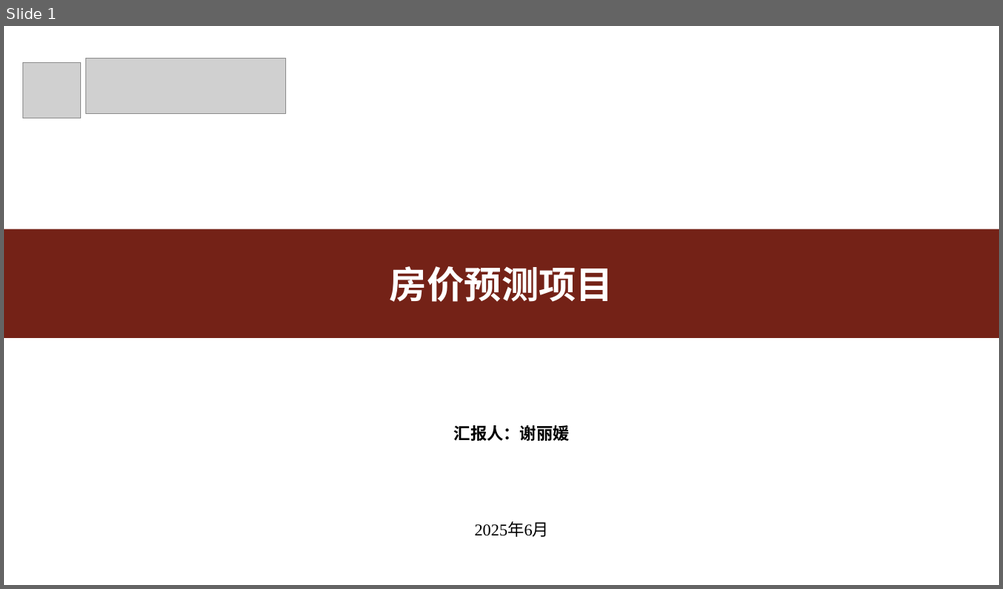
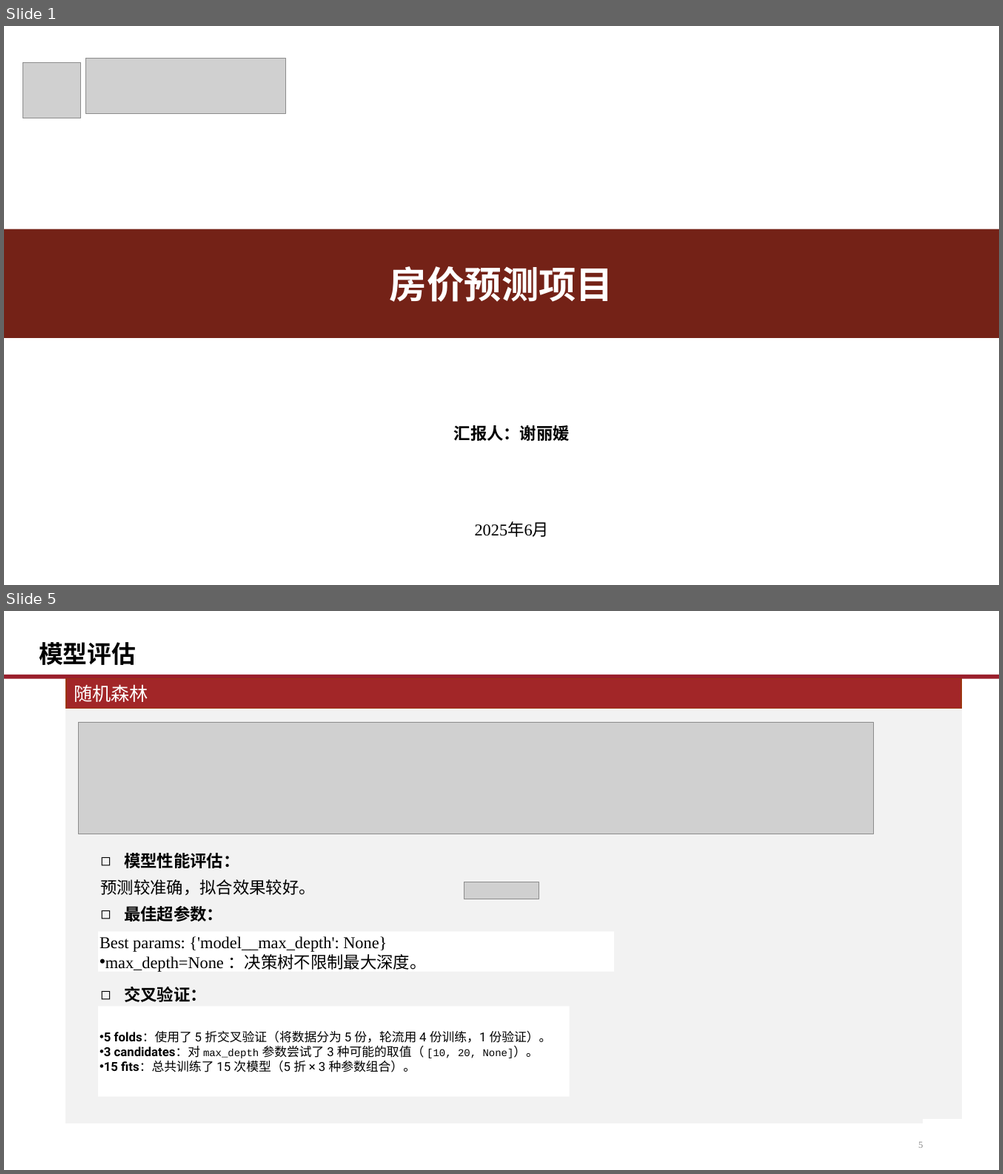
Before and after one commit to Quant-of-Renmin-University/QuantEcon2025_RUC, a slide deck: Homework/math/2022202763/FinalExam_slides_2022202763.pptx. Shown one above the other, each under a label of ours: slide 1 before the commit, slides 1 and 5 after it; the slides between them are not shown. The pictures are 1003x589 and 1003x1174 pixels, drawn with LibreOffice and Linux fonts; fonts in the diff are those of the drawing; grey boxes stand for pictures; background and template pictures are left out. Boxes give left, top, right and bottom in pixels: in the first picture for what was removed or moved away, otherwise in the second. Text is boxed around its words. In the diff, an @@ line names an element or a change of style, - is before the commit and + after.

```diff
--- a/Homework/math/2022202763/FinalExam_slides_2022202763.pptx
+++ b/Homework/math/2022202763/FinalExam_slides_2022202763.pptx
@@ slide 5 added at bbox=[4, 611, 999, 1170], background #FFFFFF @@
@@ title added at bbox=[39, 642, 136, 665], 23.4 pt, text #000000, bold @@
+模型评估
@@ rectangle added at bbox=[4, 675, 999, 679], fill #9A1F2C @@
@@ rectangle added at bbox=[66, 679, 961, 709], fill #A22628, outline #9C3511 1 pt, 18 pt, text #FFFFFF @@
+随机森林
@@ rectangle added at bbox=[66, 706, 961, 1120], fill #F2F2F2, outline #F2F2F2 1 pt @@
@@ picture added at bbox=[78, 722, 874, 834] @@
@@ text added at bbox=[101, 853, 316, 1002], 16 pt, text #000000, bold @@
+◻ 模型性能评估：
+预测较准确，拟合效果较好。
+◻ 最佳超参数：
+◻ 交叉验证：
@@ picture added at bbox=[464, 882, 539, 900] @@
@@ rectangle added at bbox=[66, 915, 922, 1124], fill #F2F2F2, outline #F2F2F2 1 pt @@
@@ rectangle added at bbox=[98, 932, 614, 972], fill #FFFFFF, 16 pt, text #000000 @@
+Best params: {'model__max_depth': None}
+• max_depth=None ：决策树不限制最大深度。
@@ rectangle added at bbox=[98, 1006, 569, 1096], fill #FFFFFF, 12 pt, text #000000 @@
+• 5 folds：使用了 5 折交叉验证（将数据分为 5 份，轮流用 4 份训练，1 份验证）。
+• 3 candidates：对 max_depth 参数尝试了 3 种可能的取值（ [10, 20, None]）。
+• 15 fits：总共训练了 15 次模型（5 折 × 3 种参数组合）。
@@ page number added at bbox=[918, 1142, 922, 1148], 9 pt, text #8C8C8C @@
+5
```
Also in this commit, not shown: 2 slides changed, 2 other slides added, 3 slides removed.
